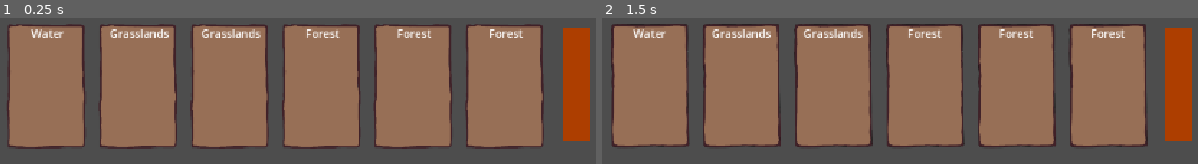
Above: before the commit, frames 1-2 (left to right).
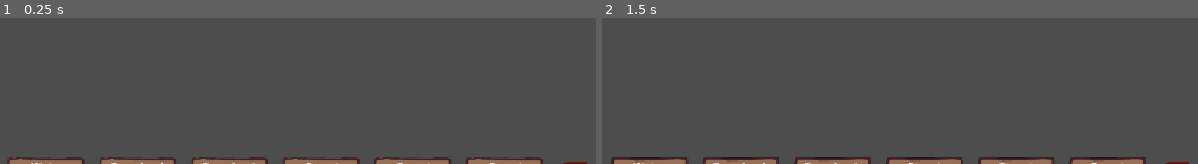
Above: after the commit, the same moments.

Repository: Group05Games/GMTK-Game-Jam-2025
Game: Godot game, scene res://Scenes/UI/CardInventory.tscn
Same seed, same stepped clock (60 frames per second), same inputs: the game is played once before the commit and once after it. This scene is started directly instead of the project's main scene. The engine's default icon, where the game draws it, is replaced by a stand-in: a white triangle on a blue panel in a dark square.
Inputs (mouse positions are in pixels of both pictures, inside the frame that each line leads up to):
- Up to frame 1 (0.25 s): no input
- Up to frame 2 (1.5 s): click (1180, 83) at 0.52 s; tap Enter at 1.25 s; drag from (649, 86) to (outside the picture) at 1.27 s

The runs differ from the first frame. In frame 1, 72% of the frame differs, in the area x 1-99%, y 4-100%; in frame 2, 71%.

Commit message:
Update deselect button and finally fix drawer functionality.

Diff:
--- a/new-game-project/Scenes/UI/Card.tscn
+++ b/new-game-project/Scenes/UI/Card.tscn
@@ -37,6 +37,7 @@
 offset_bottom = -457.0
 grow_horizontal = 2
 grow_vertical = 2
+mouse_filter = 1
 script = ExtResource("1_jt28g")
 
 [node name="Panel" type="Panel" parent="."]
@@ -44,7 +45,7 @@
 layout_mode = 1
 offset_right = 128.0
 offset_bottom = 192.0
-mouse_filter = 2
+mouse_filter = 1
 
 [node name="AnimatedSprite2D" type="AnimatedSprite2D" parent="Panel"]
 position = Vector2(64, 96)
@@ -57,6 +58,7 @@
 offset_top = 8.0
 offset_right = 128.0
 offset_bottom = 57.0
+mouse_filter = 1
 text = "Card Type
 "
 horizontal_alignment = 1
--- a/new-game-project/Scenes/UI/CardInventory.tscn
+++ b/new-game-project/Scenes/UI/CardInventory.tscn
@@ -5,7 +5,11 @@
 
 [sub_resource type="Theme" id="Theme_xtco3"]
 Button/styles/focus = ExtResource("2_sb24l")
+Button/styles/hover = ExtResource("2_sb24l")
+Button/styles/hover_pressed = ExtResource("2_sb24l")
+Button/styles/hover_pressed_mirrored = ExtResource("2_sb24l")
 Button/styles/normal = ExtResource("2_sb24l")
+Button/styles/pressed = ExtResource("2_sb24l")
 
 [node name="CardSelectMenu" type="Control"]
 layout_mode = 3
@@ -18,11 +22,28 @@
 script = ExtResource("1_sb24l")
 metadata/_edit_use_anchors_ = true
 
-[node name="MenuPanel" type="Control" parent="."]
+[node name="OpenMenuHover" type="Button" parent="."]
+self_modulate = Color(1, 1, 1, 0)
 layout_mode = 1
+anchors_preset = -1
+anchor_left = 0.0053286
+anchor_top = 0.71354
+anchor_right = 0.989343
+anchor_bottom = 0.968748
+offset_top = -4.57764e-05
+offset_bottom = -4.57764e-05
+mouse_filter = 1
+disabled = true
+metadata/_edit_use_anchors_ = true
+
+[node name="MenuPanel" type="Button" parent="."]
+self_modulate = Color(1, 1, 1, 0)
+layout_mode = 1
+anchors_preset = -1
 anchor_left = 0.0044405
 anchor_right = 0.992008
 anchor_bottom = 0.979164
+mouse_filter = 1
 metadata/_edit_use_anchors_ = true
 
 [node name="CardContainer" type="HBoxContainer" parent="MenuPanel"]
@@ -45,28 +66,11 @@
 theme = SubResource("Theme_xtco3")
 metadata/_edit_use_anchors_ = true
 
-[node name="HoldOpenMenuHover" type="Button" parent="."]
-self_modulate = Color(1, 1, 1, 0)
-layout_mode = 1
-anchors_preset = -1
-anchor_left = 0.0008881
-anchor_top = -0.0416666
-anchor_right = 0.994672
-anchor_bottom = 0.994789
-mouse_filter = 1
-disabled = true
-metadata/_edit_use_anchors_ = true
-
-[node name="OpenMenuHover" type="Button" parent="."]
-self_modulate = Color(1, 1, 1, 0)
-layout_mode = 1
-anchors_preset = -1
-anchor_left = -0.0017762
-anchor_top = 0.71354
-anchor_right = 0.998224
-anchor_bottom = 0.999998
-offset_top = -3.05176e-05
-offset_bottom = -3.05176e-05
-mouse_filter = 1
-disabled = true
-metadata/_edit_use_anchors_ = true
+[node name="Label" type="Label" parent="MenuPanel/DeselectButton"]
+layout_mode = 0
+offset_left = 30.8022
+offset_top = 49.0
+offset_right = 96.8022
+offset_bottom = 72.0
+rotation = 1.51844
+text = "Deselect"
--- a/new-game-project/Scenes/UI/DeselectStyle.tres
+++ b/new-game-project/Scenes/UI/DeselectStyle.tres
@@ -1,4 +1,12 @@
 [gd_resource type="StyleBoxFlat" format=3 uid="uid://blqm8dsm528q1"]
 
 [resource]
-bg_color = Color(0.679797, 0.242092, 0, 1)
+bg_color = Color(0.789048, 0.188375, 0.196917, 1)
+skew = Vector2(-0.05, 0)
+border_width_left = 4
+border_width_top = 4
+border_width_right = 4
+border_width_bottom = 4
+border_color = Color(0.447054, 0.0491228, 0.0523721, 1)
+corner_radius_top_left = 12
+corner_radius_bottom_right = 12
--- a/new-game-project/Scenes/UI/card_inventory.gd
+++ b/new-game-project/Scenes/UI/card_inventory.gd
@@ -7,7 +7,7 @@
 @onready var card_scene = preload("res://Scenes/UI/Card.tscn")
 
 var selected_card_instance_id = 0
-var is_open = false
+var is_open = true
 var tween: Tween
 var menu_panel_original_position: Vector2
 const LIFT_AMOUNT = 192
@@ -16,7 +16,6 @@
 @onready var container = $MenuPanel/CardContainer
 @onready var deselect_card_button = $MenuPanel/DeselectButton
 @onready var open_menu_hover = $OpenMenuHover
-@onready var hold_open_menu_hover = $HoldOpenMenuHover
 
 func _ready():
 	# Init card inventory
@@ -24,11 +23,15 @@
 		cardsInventory[str(i)] = 0
 
 	open_menu_hover.mouse_entered.connect(on_open_mouse_entered)
-	hold_open_menu_hover.mouse_exited.connect(on_hold_open_mouse_exited)
+	menu_panel.mouse_exited.connect(on_hold_open_mouse_exited)
 
 	deselect_card_button.gui_input.connect(on_deselect_button)
 
 	menu_panel_original_position = menu_panel.position
+
+	is_open = false
+	menu_panel.position += Vector2(0, LIFT_AMOUNT)
+
 
 	for i in range(container.get_child_count()):
 		print("Loop child " + str(i))
@@ -118,6 +121,7 @@
 		tween.kill()
 	tween = create_tween()
 	tween.tween_property(menu_panel, "position", menu_panel_original_position, 0.2)
+	print("MOUSE ENTER")
 	#menu_panel.position = menu_panel_original_position
 
 func on_hold_open_mouse_exited() -> void:
@@ -130,4 +134,5 @@
 		tween.kill()
 	tween = create_tween()
 	tween.tween_property(menu_panel, "position", menu_panel_original_position + Vector2(0, LIFT_AMOUNT), 0.2)
+	print("MOUSE EXIT")
 	#menu_panel.position = menu_panel_original_position + Vector2(0, LIFT_AMOUNT)
